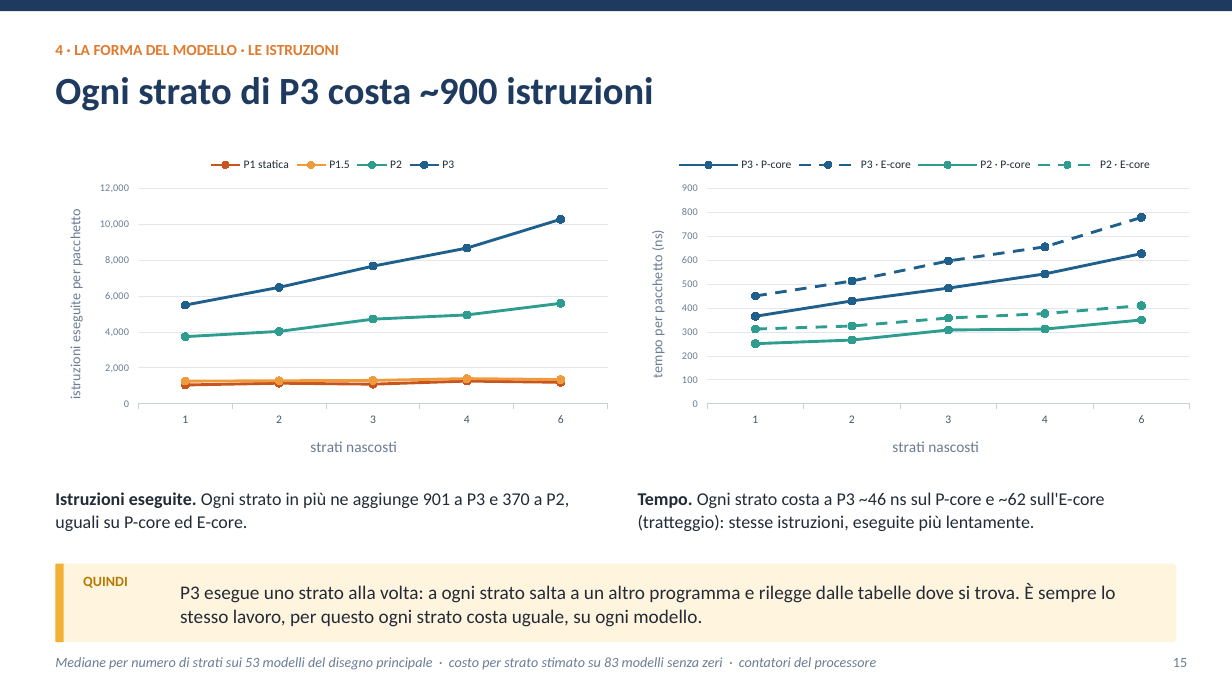
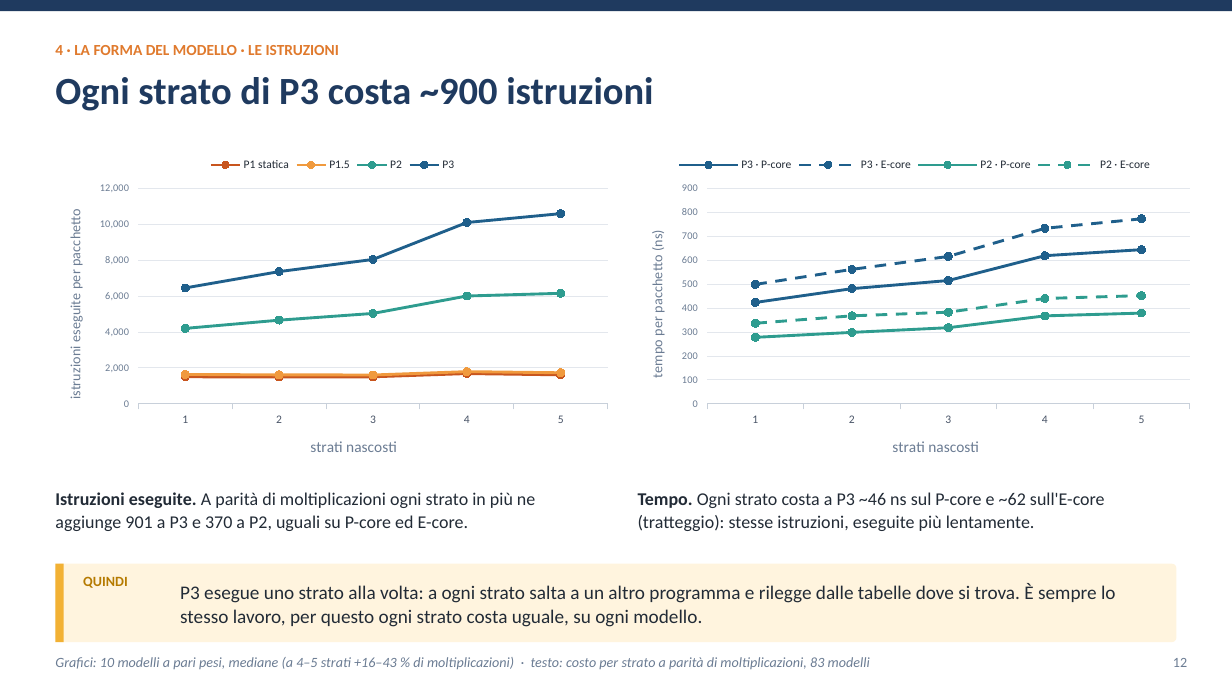
Before and after one commit to ettore-cantile/ipa_lab, a slide deck: slide 12 of docs/Inferenza di una rete neurale nel kernel Linux con eBPF XDP.pptx (slide 15 before the commit). Drawn at 1232x693 pixels with LibreOffice and Linux fonts; fonts in the diff are those of the drawing. Boxes give left, top, right and bottom in pixels: in the first picture for what was removed or moved away, otherwise in the second. Text is boxed around its words. In the diff, an @@ line names an element or a change of style, - is before the commit and + after.

```diff
--- a/docs/Inferenza di una rete neurale nel kernel Linux con eBPF XDP.pptx
+++ b/docs/Inferenza di una rete neurale nel kernel Linux con eBPF XDP.pptx
@@ line chart at (46, 148, 619, 476) @@
-categories: 1, 2, 3, 4, 6
+categories: 1, 2, 3, 4, 5
-P1 statica: 1000, 1100, 1100, 1300, 1200
+P1 statica: 1500, 1500, 1500, 1700, 1600
-P1.5: 1300, 1300, 1300, 1400, 1300
+P1.5: 1600, 1600, 1600, 1800, 1700
-P2: 3700, 4000, 4700, 4900, 5600
+P2: 4200, 4700, 5000, 6000, 6100
-P3: 5500, 6500, 7700, 8700, 10300
+P3: 6400, 7400, 8000, 10100, 10600
@@ line chart at (628, 148, 1202, 476) @@
-categories: 1, 2, 3, 4, 6
+categories: 1, 2, 3, 4, 5
-P3 · P-core: 370, 430, 480, 540, 630
+P3 · P-core: 420, 480, 510, 620, 640
-P3 · E-core: 450, 510, 600, 660, 780
+P3 · E-core: 500, 560, 620, 730, 770
-P2 · P-core: 250, 270, 310, 310, 350
+P2 · P-core: 280, 300, 320, 370, 380
-P2 · E-core: 310, 320, 360, 380, 410
+P2 · E-core: 340, 370, 380, 440, 450
@@ text at (55, 492, 535, 531): text changed @@
-Istruzioni eseguite. Ogni strato in più ne aggiunge 901 a P3 e 370 a P2, uguali su P-core ed E-core.
+Istruzioni eseguite. A parità di moltiplicazioni ogni strato in più ne aggiunge 901 a P3 e 370 a P2, uguali su P-core ed E-core.
@@ text at (55, 657, 870, 669): text changed @@
-Mediane per numero di strati sui 53 modelli del disegno principale · costo per strato stimato su 83 modelli senza zeri · contatori del processore
+Grafici: 10 modelli a pari pesi, mediane (a 4–5 strati +16–43 % di moltiplicazioni) · testo: costo per strato a parità di moltiplicazioni, 83 modelli
@@ text at (1173, 658, 1187, 667): text changed @@
-15
+12
```
Also in this commit, not shown: 14 other slides changed, 5 slides removed, 7 other files.
